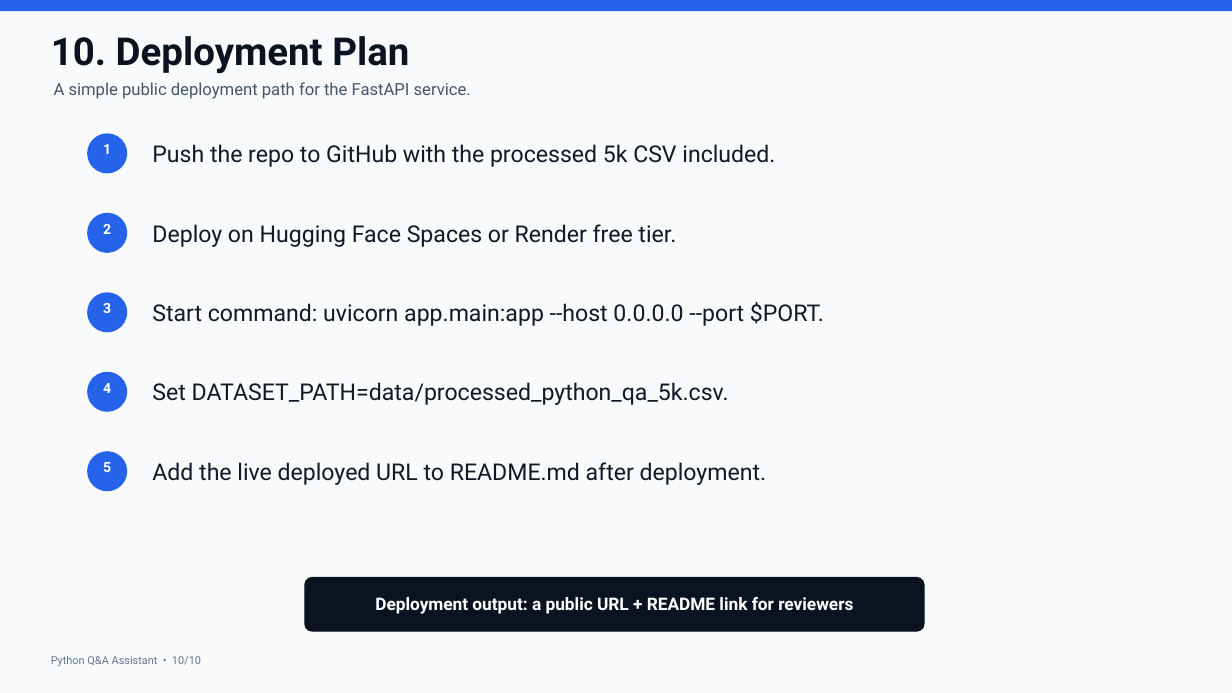
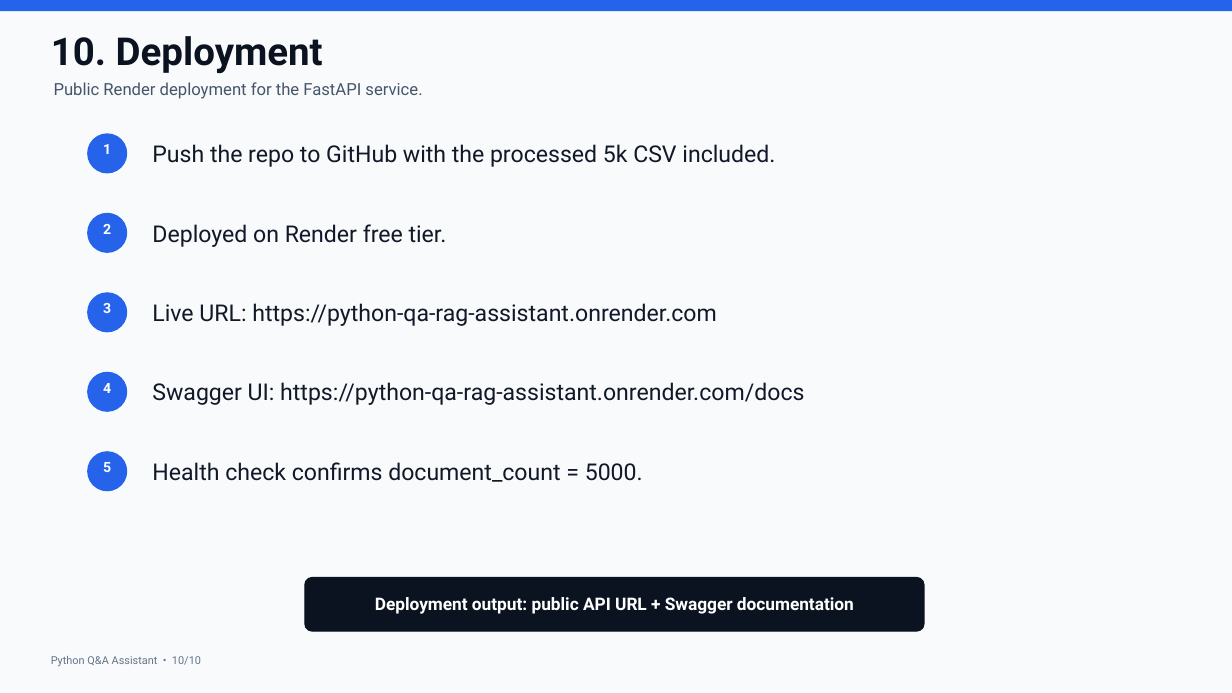
Before and after one commit to blueprint11/python-qa-rag-assistant, a slide deck: slide 10 of docs/Python_QA_Assistant_Slide_Deck.pptx. Drawn at 1232x693 pixels with LibreOffice and Linux fonts; fonts in the diff are those of the drawing. Boxes give left, top, right and bottom in pixels: in the first picture for what was removed or moved away, otherwise in the second. Text is boxed around its words. In the diff, an @@ line names an element or a change of style, - is before the commit and + after.

Commit message:
Document live app usage

```diff
--- a/docs/Python_QA_Assistant_Slide_Deck.pptx
+++ b/docs/Python_QA_Assistant_Slide_Deck.pptx
@@ text at [51,36,323,74]: text changed @@
-10. Deployment Plan
+10. Deployment
@@ text at [54,82,422,99]: text changed @@
-A simple public deployment path for the FastAPI service.
+Public Render deployment for the FastAPI service.
@@ text at [152,224,447,247]: text changed @@
-Deploy on Hugging Face Spaces or Render free tier.
+Deployed on Render free tier.
@@ text at [152,303,717,326]: text changed @@
-Start command: uvicorn app.main:app --host 0.0.0.0 --port $PORT.
+Live URL: https://python-qa-rag-assistant.onrender.com
@@ text at [152,382,804,405]: text changed @@
-Set DATASET_PATH=data/processed_python_qa_5k.csv.
+Swagger UI: https://python-qa-rag-assistant.onrender.com/docs
@@ text at [152,462,643,482]: text changed @@
-Add the live deployed URL to README.md after deployment.
+Health check confirms document_count = 5000.
@@ text at [375,597,854,614]: text changed @@
-Deployment output: a public URL + README link for reviewers
+Deployment output: public API URL + Swagger documentation
```
Also in this commit, not shown: 2 other files.
